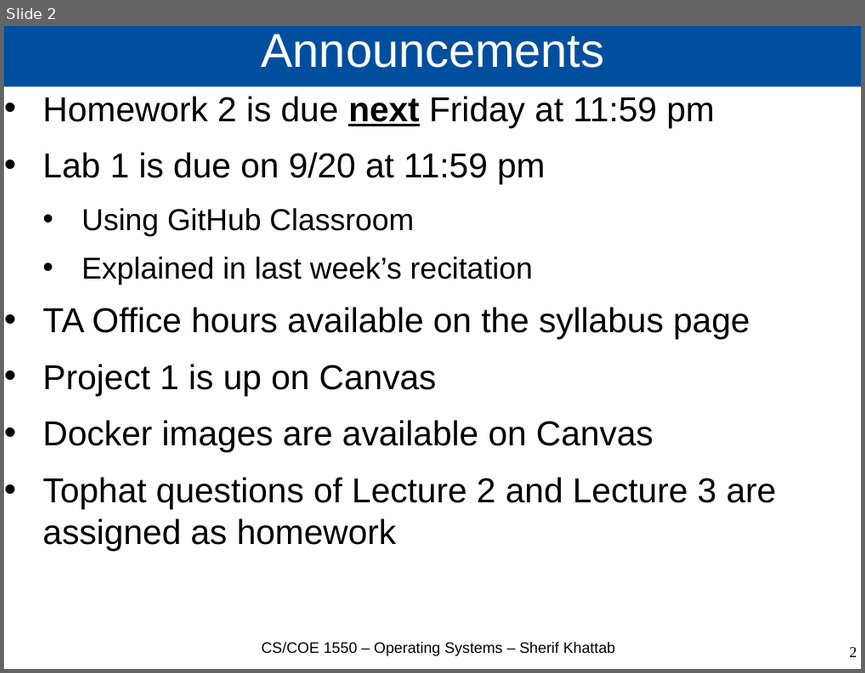
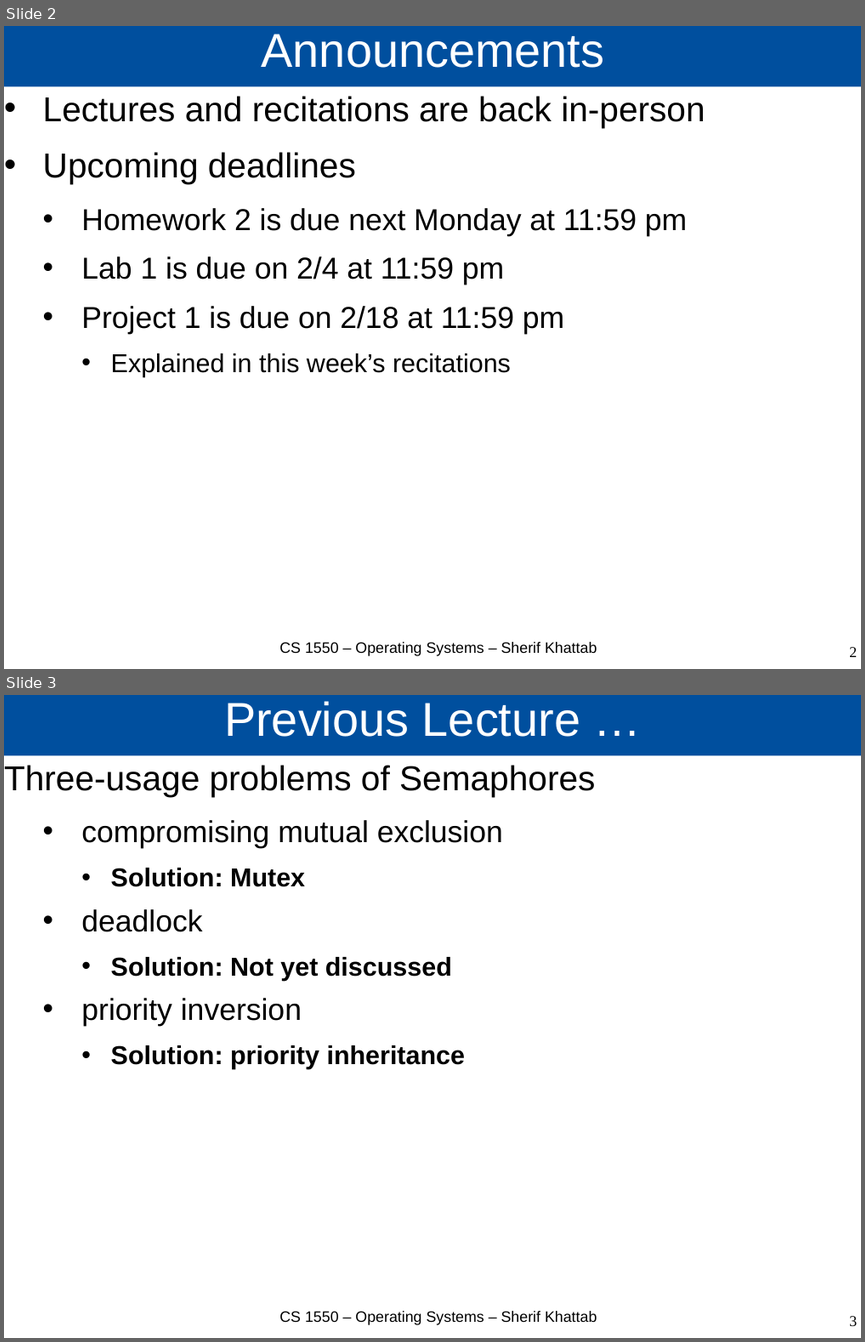
Before and after one commit to cs1550-2224/cs1550-code-handouts, a slide deck: DraftSlides/Lecture5.pptx. Shown one above the other, each under a label of ours: slide 2 before the commit, slides 2 and 3 after it. The pictures are 865x673 and 865x1342 pixels, drawn with LibreOffice and Linux fonts; fonts in the diff are those of the drawing. Boxes give left, top, right and bottom in pixels: in the first picture for what was removed or moved away, otherwise in the second. Text is boxed around its words. In the diff, an @@ line names an element or a change of style, - is before the commit and + after.

```diff
--- a/DraftSlides/Lecture5.pptx
+++ b/DraftSlides/Lecture5.pptx
@@ slide 3 added at bbox=[4, 695, 861, 1338], background #FFFFFF @@
@@ title added at bbox=[4, 695, 861, 756], fill #004F9E, 44 pt, text #FFFFFF @@
+Previous Lecture …
@@ text added at bbox=[4, 765, 595, 1069], 24 pt, text #000000 @@
+Three-usage problems of Semaphores
+  • compromising mutual exclusion
+    • Solution: Mutex
+  • deadlock
+    • Solution: Not yet discussed
+  • priority inversion
+    • Solution: priority inheritance
@@ text added at bbox=[279, 1310, 596, 1325], 14 pt, text #000000 @@
+CS 1550 – Operating Systems – Sherif Khattab
@@ page number added at bbox=[849, 1315, 857, 1326], 14 pt, text #000000 @@
+3
@@ slide 2 changed as well @@
@@ text at bbox=[43, 96, 704, 377]: text changed; size 32 to 28 pt @@
-• Homework 2 is due next Friday at 11:59 pm
-• Lab 1 is due on 9/20 at 11:59 pm
-  • Using GitHub Classroom
-  • Explained in last week’s recitation
-• TA Office hours available on the syllabus page
-• Project 1 is up on Canvas
-• Docker images are available on Canvas
-• Tophat questions of Lecture 2 and Lecture 3 are assigned as homework
+• Lectures and recitations are back in-person
+• Upcoming deadlines
+  • Homework 2 is due next Monday at 11:59 pm
+  • Lab 1 is due on 2/4 at 11:59 pm
+  • Project 1 is due on 2/18 at 11:59 pm
+    • Explained in this week’s recitations
@@ text at bbox=[279, 641, 596, 656]: text changed @@
-CS/COE 1550 – Operating Systems – Sherif Khattab
+CS 1550 – Operating Systems – Sherif Khattab
```
Also in this commit, not shown: 6 other slides changed, 22 other slides added, 5 other files.
